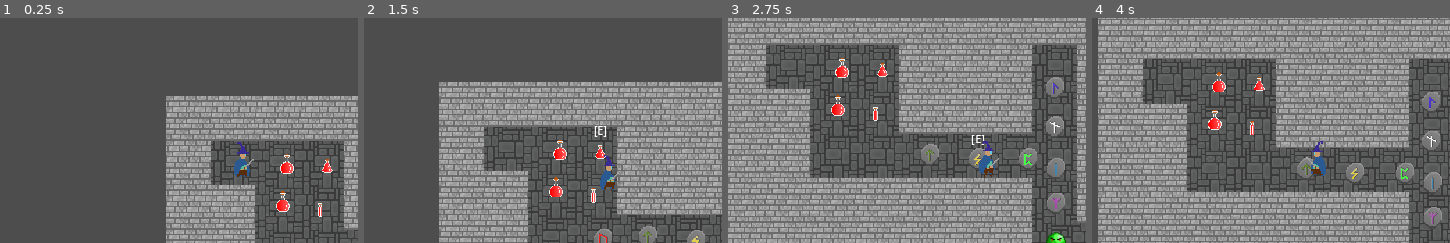
Above: before the commit, frames 1-4 (left to right).
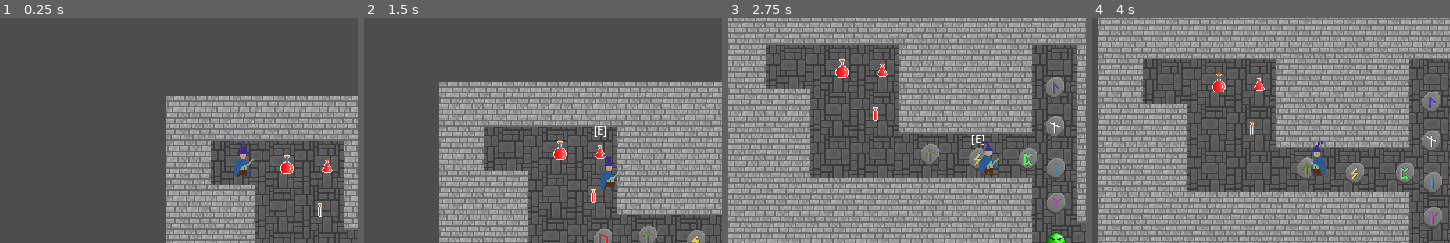
Above: after the commit, the same moments.

Repository: JCudak/ConquerDarkness
Game: Godot game, scene res://assets/scenes/main.tscn
Same seed, same stepped clock (60 frames per second), same inputs: the game is played once before the commit and once after it.
Inputs (mouse positions are % of the whole screen's width and height, from its top left):
- Up to frame 1 (0.25 s): no input
- Up to frame 2 (1.5 s): tap Enter at 0.5 s; move the mouse to (69, 45) at 0.52 s; hold D (right) 0.53-1.28 s; hold E (pickup_item) 0.53-1.28 s; click (69, 45) at 0.67 s; move the mouse to (22, 55) at 1.27 s; hold S (down) from 1.28 s (still down); right-click (22, 55) at 1.35 s
- Up to frame 3 (2.75 s): move the mouse to (55, 28) at 2.02 s; release S (down) at 2.03 s; hold D (right) from 2.03 s (still down); hold E (pickup_item) from 2.03 s (still down)
- Up to frame 4 (4 s): move the mouse to (39, 70) at 2.77 s; release D (right) at 2.78 s; release E (pickup_item) at 2.78 s; hold W (up) 2.78-3.53 s; right-click (39, 70) at 2.85 s; click (39, 70) at 2.92 s; move the mouse to (78, 65) at 3.52 s; hold A (left) from 3.53 s (still down); hold E (pickup_item) from 3.53 s (still down)
The pictures show only the part of the screen within x 12-62%, y 18-68%; the shares and areas given below are measured in that part.

The runs differ from the first frame. In frame 1, 0.2% of the frame differs, in the area x 77-82%, y 76-87%; in frame 2, 0.2%; in frame 3, 0.2%; in frame 4, 0.2%.

Commit message:
[13] some fixes

Diff:
--- a/assets/scenes/main.tscn
+++ b/assets/scenes/main.tscn
@@ -79,6 +79,3 @@
 
 [node name="Slime" parent="." instance=ExtResource("18_r7ogc")]
 position = Vector2(240, 179)
-
-[node name="BigLifePotion" parent="." instance=ExtResource("3_t80a5")]
-position = Vector2(83, 76)
